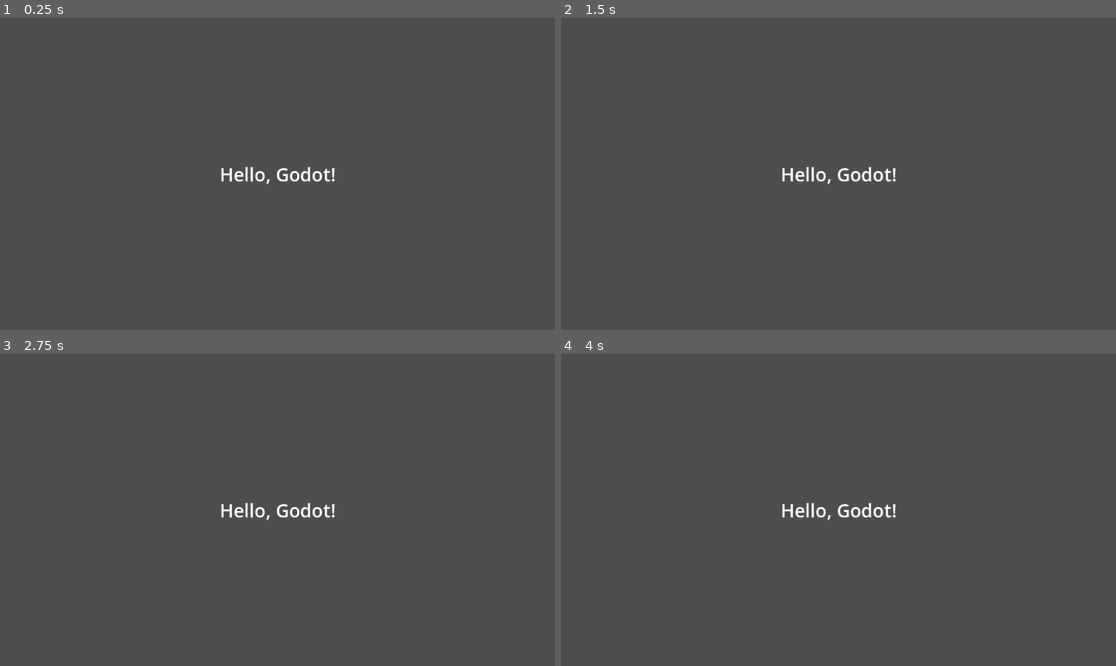
Above: before the commit, frames 1-4 (two rows, left to right).
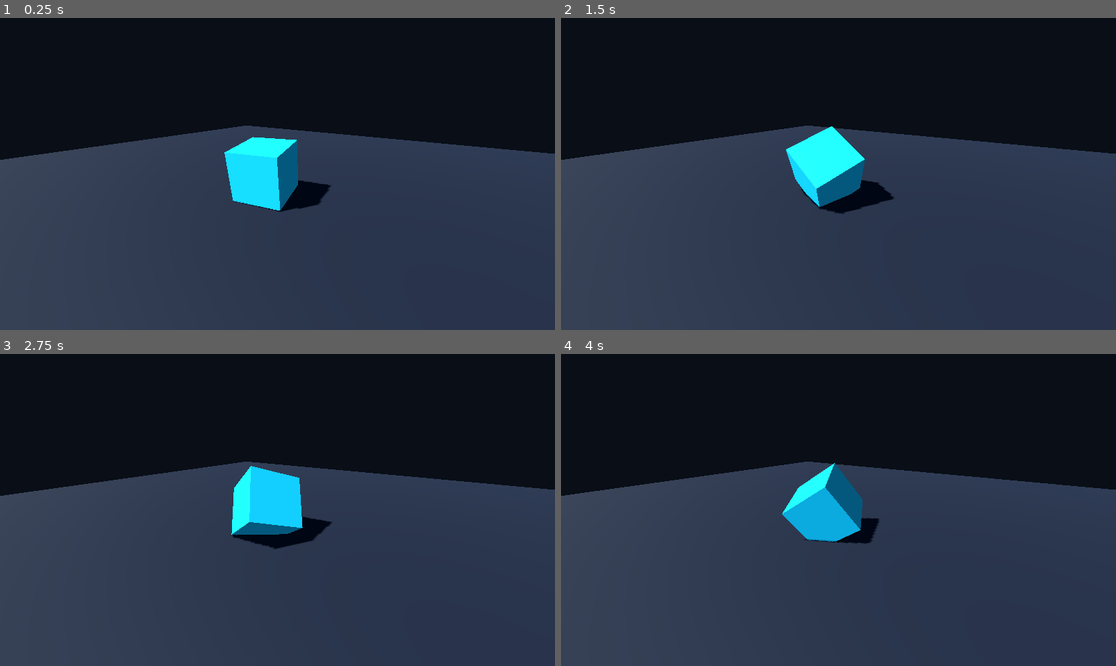
Above: after the commit, the same moments.

Repository: kimxilxyong/godot-example
Game: Godot game, scene res://main.tscn
Same seed, same stepped clock (60 frames per second), same inputs: the game is played once before the commit and once after it.
Inputs:
- Up to frame 1 (0.25 s): no input
- Up to frame 2 (1.5 s): no input
- Up to frame 3 (2.75 s): no input
- Up to frame 4 (4 s): no input

The runs differ from the first frame. In frame 1, 92% of the frame differs, in the area x 0-100%, y 0-100%; in frame 2, 92%; in frame 3, 92%; in frame 4, 92%.

Commit message:
added spinning cube

Diff:
--- a/main.tscn
+++ b/main.tscn
@@ -1,27 +1,51 @@
-[gd_scene format=3]
+[gd_scene load_steps=6 format=3]
 
-[node name="Main" type="Control"]
-layout_mode = 3
-anchors_preset = 15
-anchor_right = 1.0
-anchor_bottom = 1.0
-grow_horizontal = 2
-grow_vertical = 2
+[ext_resource type="Script" path="res://scripts/spinning_cube.gd" id="1_script"]
 
-[node name="Title" type="Label" parent="."]
-layout_mode = 1
-anchors_preset = 8
-anchor_left = 0.5
-anchor_top = 0.5
-anchor_right = 0.5
-anchor_bottom = 0.5
-offset_left = -120.0
-offset_top = -20.0
-offset_right = 120.0
-offset_bottom = 20.0
-grow_horizontal = 2
-grow_vertical = 2
-theme_override_font_sizes/font_size = 32
-text = "Hello, Godot!"
-horizontal_alignment = 1
-vertical_alignment = 1
+[sub_resource type="Environment" id="Environment_scene"]
+background_mode = 1
+background_color = Color(0.035, 0.055, 0.09, 1)
+ambient_light_source = 3
+ambient_light_color = Color(0.55, 0.68, 0.8, 1)
+ambient_light_energy = 0.7
+
+[sub_resource type="BoxMesh" id="BoxMesh_cube"]
+size = Vector3(1.7, 1.7, 1.7)
+
+[sub_resource type="StandardMaterial3D" id="StandardMaterial3D_cube"]
+albedo_color = Color(0.12, 0.72, 0.85, 1)
+metallic = 0.3
+roughness = 0.28
+
+[sub_resource type="PlaneMesh" id="PlaneMesh_floor"]
+size = Vector2(30, 30)
+
+[sub_resource type="StandardMaterial3D" id="StandardMaterial3D_floor"]
+albedo_color = Color(0.055, 0.09, 0.14, 1)
+roughness = 0.82
+
+[node name="Main" type="Node3D"]
+script = ExtResource("1_script")
+
+[node name="WorldEnvironment" type="WorldEnvironment" parent="."]
+environment = SubResource("Environment_scene")
+
+[node name="Camera3D" type="Camera3D" parent="."]
+position = Vector3(4, 3.2, 5)
+rotation_degrees = Vector3(-20, 35, 0)
+current = true
+
+[node name="KeyLight" type="DirectionalLight3D" parent="."]
+rotation_degrees = Vector3(-48, -32, 0)
+light_energy = 1.8
+shadow_enabled = true
+
+[node name="Cube" type="MeshInstance3D" parent="."]
+position = Vector3(0, 1, 0)
+mesh = SubResource("BoxMesh_cube")
+material_override = SubResource("StandardMaterial3D_cube")
+
+[node name="Floor" type="MeshInstance3D" parent="."]
+position = Vector3(0, 0.05, 0)
+mesh = SubResource("PlaneMesh_floor")
+material_override = SubResource("StandardMaterial3D_floor")
--- /dev/null
+++ b/scripts/spinning_cube.gd
@@ -0,0 +1,7 @@
+extends Node3D
+
+@onready var cube: MeshInstance3D = $Cube
+
+func _process(delta: float) -> void:
+	cube.rotate_y(delta * 0.8)
+	cube.rotate_x(delta * 0.45)
Not shown, added: scripts/spinning_cube.gd.uid
